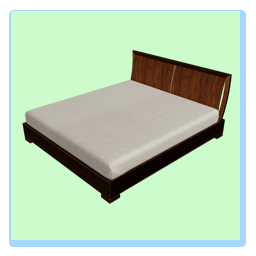
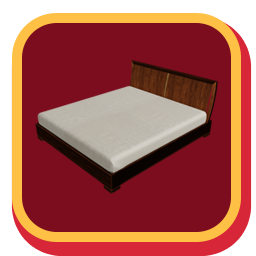
Layers edited between the first and the second (256, 256) image:
painted on "Layer 4" over [22, 50, 232, 204]
removed layer "Rectangle 1" over [11, 11, 240, 240]
added layer "Rounded Rectangle 2" above "Layer 1" over [12, 13, 241, 242]
